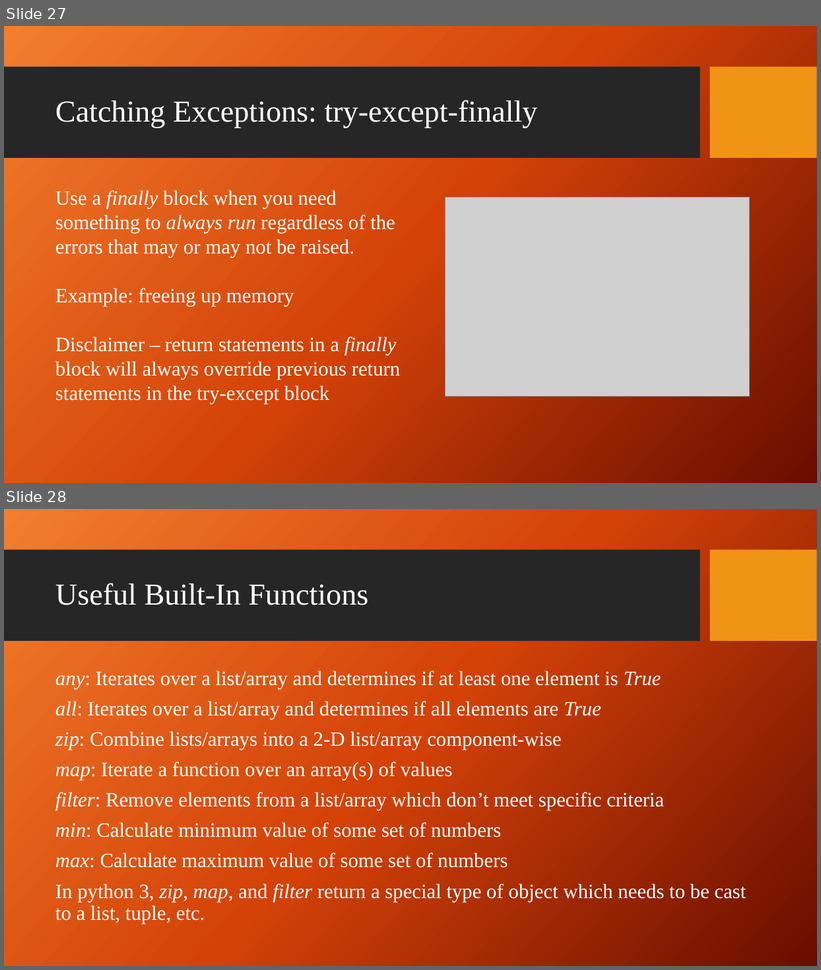
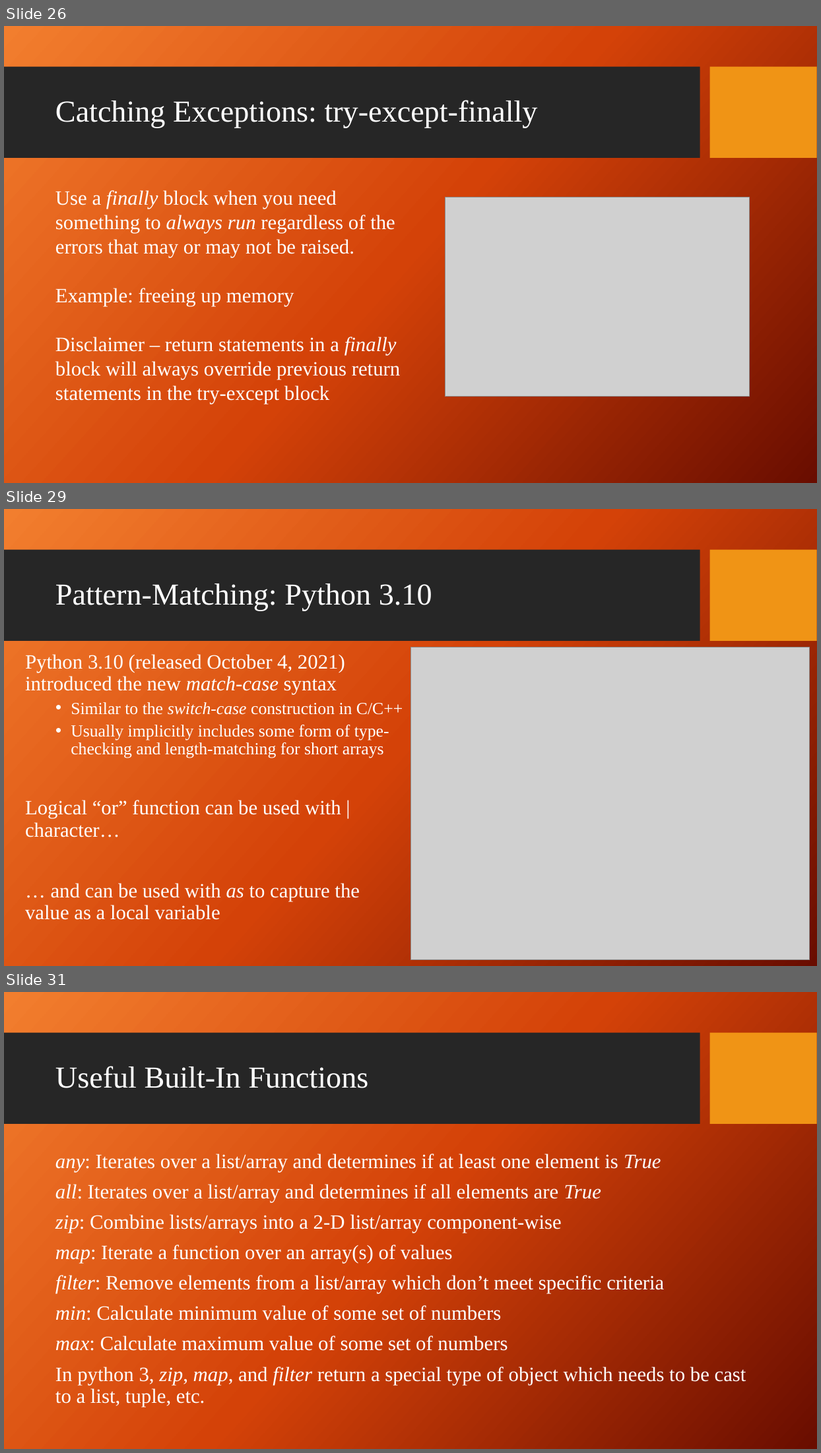
Before and after one commit to giganano/PythonBootcamp, a slide deck: slides/review.pptx. Shown one above the other, each under a label of ours: slides 27 and 28 before the commit, slides 26, 29 and 31 after it; the slides between them are not shown. The pictures are 821x970 and 821x1453 pixels, drawn with LibreOffice and Linux fonts; fonts in the diff are those of the drawing; grey boxes stand for pictures; background and template pictures are left out. Boxes give left, top, right and bottom in pixels: in the first picture for what was removed or moved away, otherwise in the second. Text is boxed around its words. In the diff, an @@ line names an element or a change of style, - is before the commit and + after.

Commit message:
slides: updates to session 2, python 3.10 match-case syntax

```diff
--- a/slides/review.pptx
+++ b/slides/review.pptx
@@ slide 29 added at (4,509,817,966), background picture (left out); not listed: 2 template elements that a slide beside it also shows @@
@@ title added at (55,584,432,611), 36 pt, text #FFFFFF @@
+Pattern-Matching: Python 3.10
@@ picture added at (411,647,810,960) @@
@@ text added at (25,654,403,920), 24 pt, text #FFFFFF @@
+Python 3.10 (released October 4, 2021) introduced the new match-case syntax
+  • Similar to the switch-case construction in C/C++
+  • Usually implicitly includes some form of type-checking and length-matching for short arrays
+Logical “or” function can be used with | character…
+… and can be used with as to capture the value as a local variable
@@ what was slide 27 is now slide 26 @@
@@ what was slide 28 is now slide 31 @@
```
Also in this commit, not shown: 3 slides changed, 2 other slides added.
